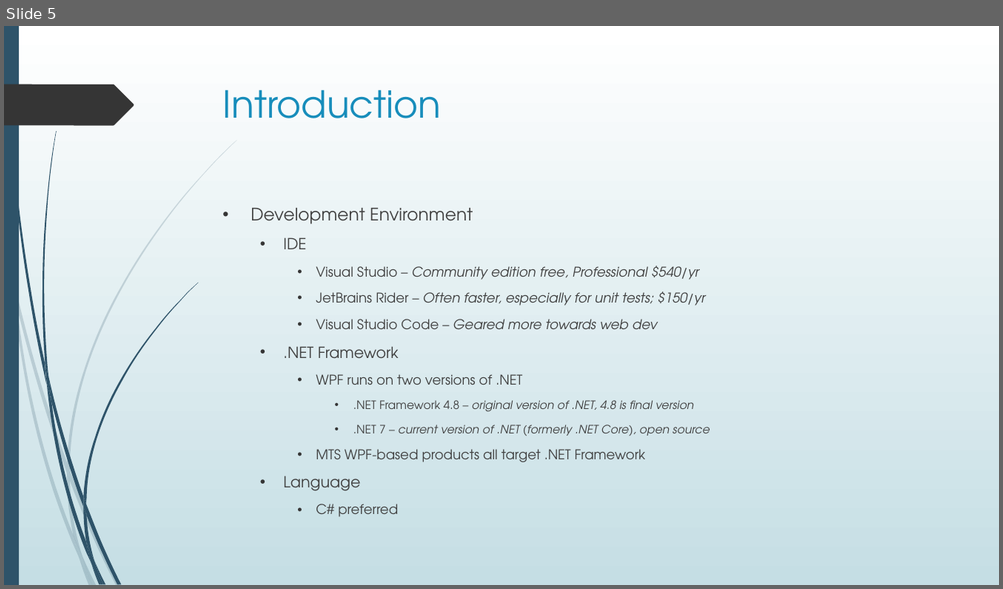
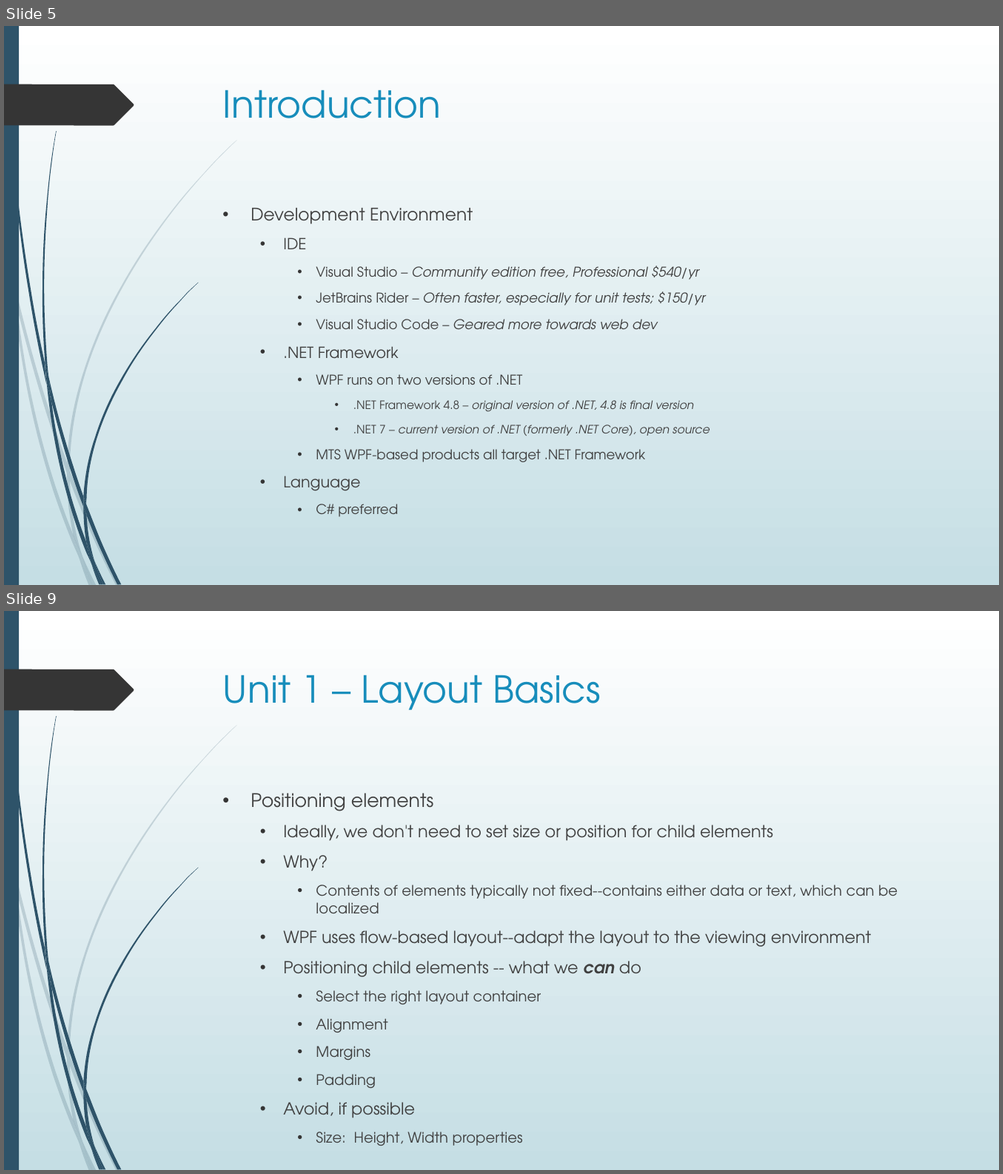
Before and after one commit to seanpsexton/wpf-workshop-solutions, a slide deck: WPF-Workshop-Sexton-Oct2023.pptx. Shown one above the other, each under a label of ours: slide 5 before the commit, slides 5 and 9 after it; the slides between them are not shown. The pictures are 1003x589 and 1003x1174 pixels, drawn with LibreOffice and Linux fonts; fonts in the diff are those of the drawing. Boxes give left, top, right and bottom in pixels: in the first picture for what was removed or moved away, otherwise in the second. Text is boxed around its words. In the diff, an @@ line names an element or a change of style, - is before the commit and + after.

Commit message:
PPT Unit 1

```diff
--- a/WPF-Workshop-Sexton-Oct2023.pptx
+++ b/WPF-Workshop-Sexton-Oct2023.pptx
@@ slide 9 added at box(4, 611, 999, 1170), background gradient #FFFFFF to #C5DEE5; not listed: 24 template elements that a slide beside it also shows @@
@@ title added at box(223, 675, 600, 710), 36 pt, text #178DBB @@
+Unit 1 – Layout Basics
@@ text added at box(250, 793, 897, 1119), 16 pt, text #404040 @@
+• Positioning elements
+  • Ideally, we don't need to set size or position for child elements
+  • Why?
+    • Contents of elements typically not fixed--contains either data or text, which can be localized
+  • WPF uses flow-based layout--adapt the layout to the viewing environment
+  • Positioning child elements -- what we can do
+    • Select the right layout container
+    • Alignment
+    • Margins
+    • Padding
+  • Avoid, if possible
+    • Size: Height, Width properties
```
Also in this commit, not shown: 4 other slides added.
